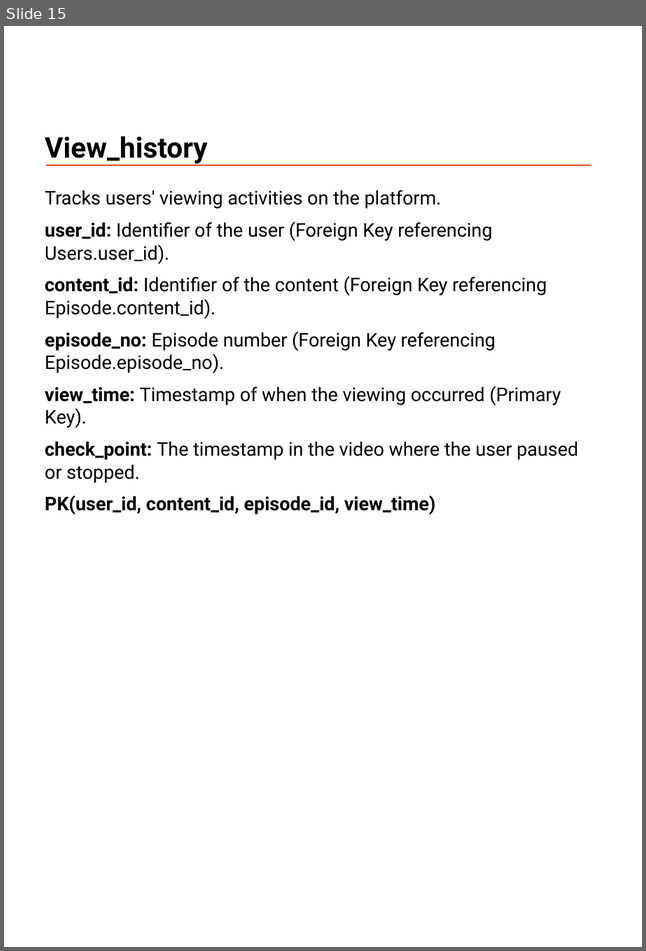
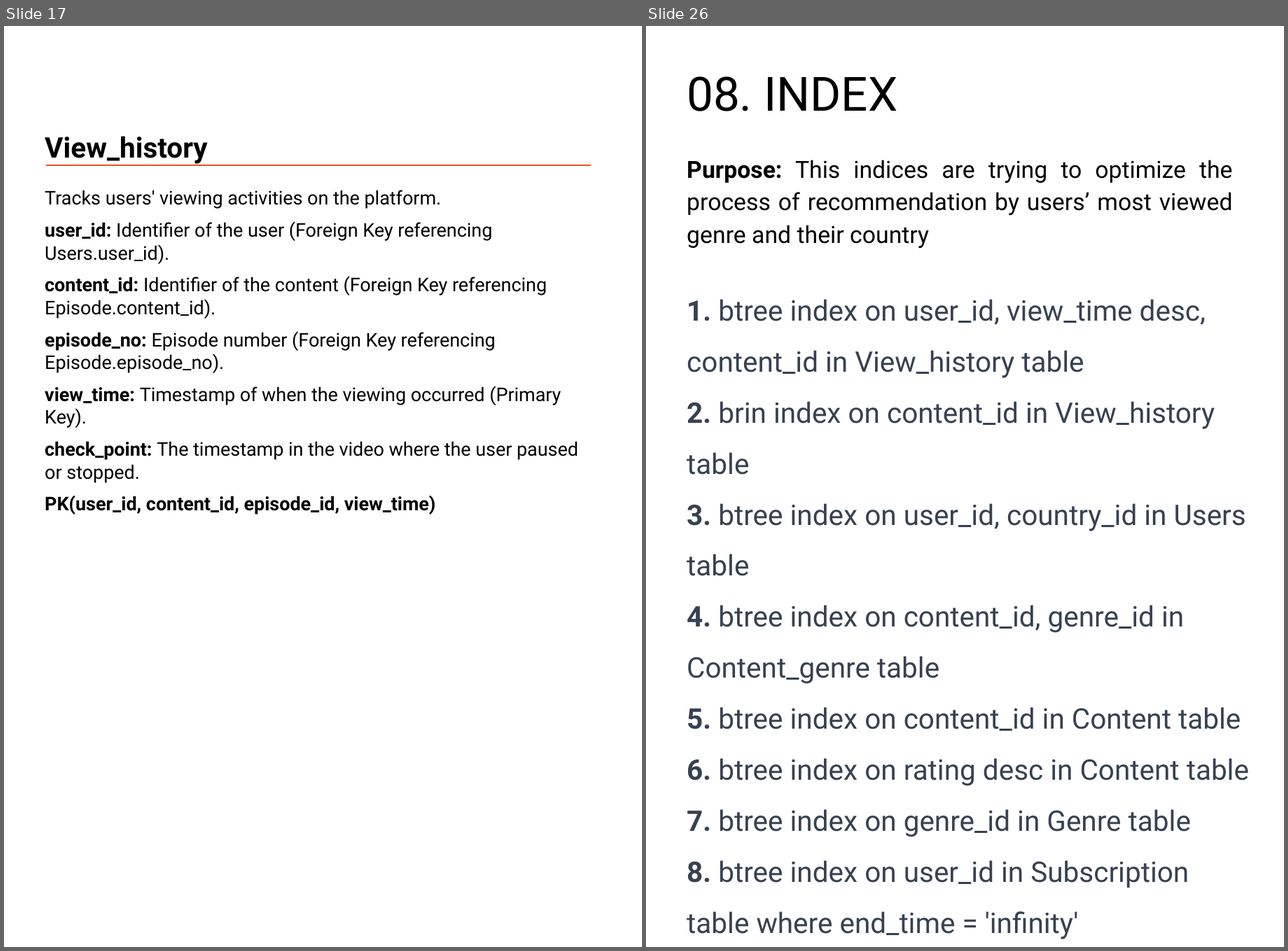
Before and after one commit to mtrung12/Movie_streaming_db, a slide deck: movie_stream_report.pptx. Shown side by side, each under a label of ours: slide 15 before the commit, slides 17 and 26 after it; the slides between them are not shown. The pictures are 646x951 and 1288x951 pixels, drawn with LibreOffice and Linux fonts; fonts in the diff are those of the drawing. Boxes give left, top, right and bottom in pixels: in the first picture for what was removed or moved away, otherwise in the second. Text is boxed around its words. In the diff, an @@ line names an element or a change of style, - is before the commit and + after.

```diff
--- a/movie_stream_report.pptx
+++ b/movie_stream_report.pptx
@@ slide 26 added at bbox=[646, 26, 1284, 947], background #FFFFFF @@
@@ text added at bbox=[687, 76, 897, 111], 40 pt, text #000000 @@
+08. INDEX
@@ text added at bbox=[687, 160, 1233, 249], 20 pt, text #000000 @@
+Purpose: This indices are trying to optimize the process of recommendation by users’ most viewed genre and their country
@@ text added at bbox=[687, 299, 1249, 888], 24 pt, text #374151 @@
+1. btree index on user_id, view_time desc, content_id in View_history table
+2. brin index on content_id in View_history table
+3. btree index on user_id, country_id in Users table
+4. btree index on content_id, genre_id in Content_genre table
+5. btree index on content_id in Content table
+6. btree index on rating desc in Content table
+7. btree index on genre_id in Genre table
+8. btree index on user_id in Subscription table where end_time = 'infinity'
@@ what was slide 15 is now slide 17 @@
```
Also in this commit, not shown: 2 slides changed, 11 other slides added, 5 slides removed.
